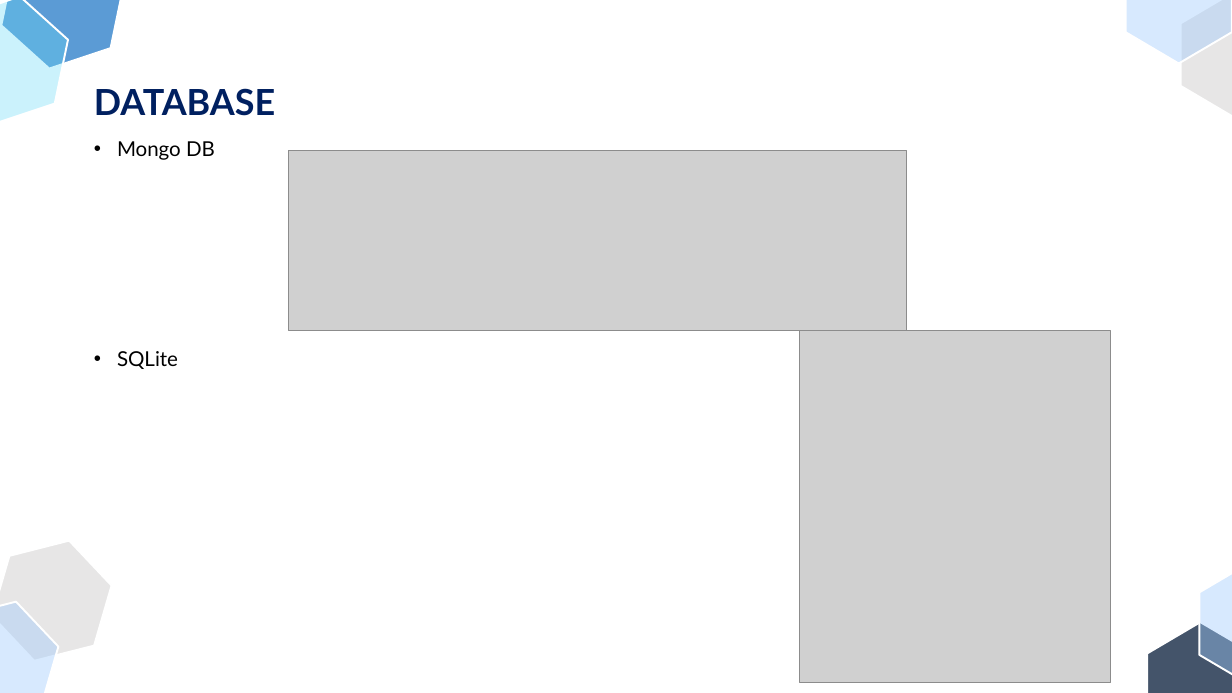
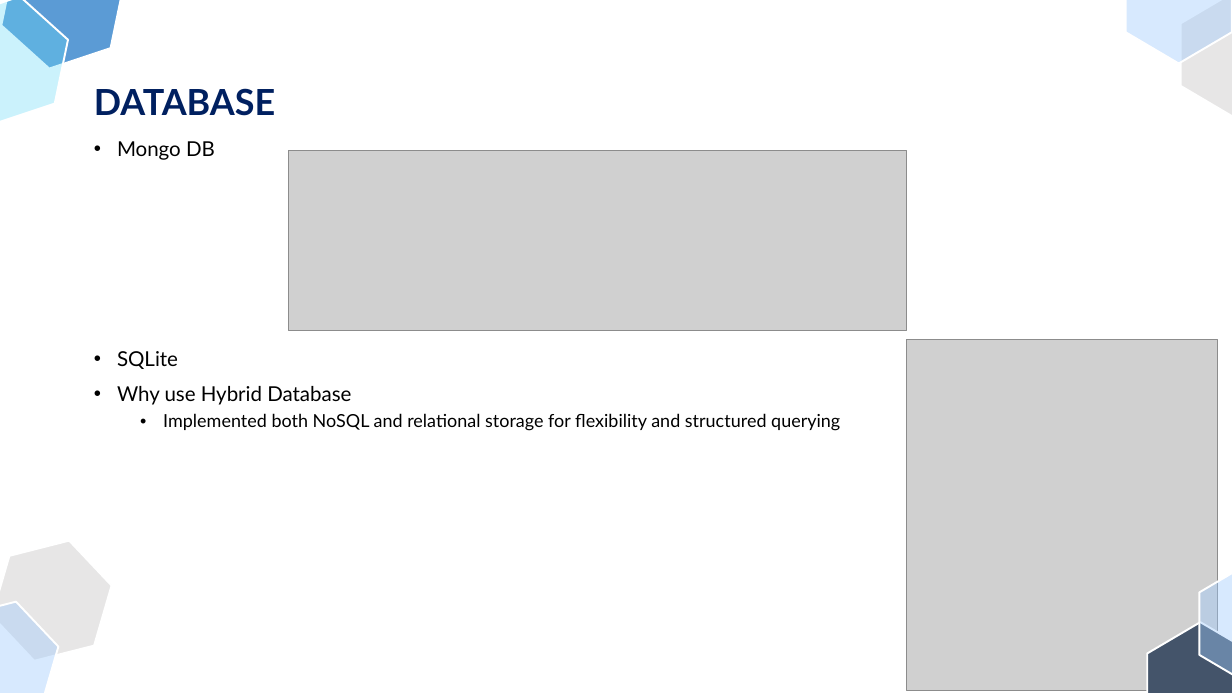
Before and after one commit to taimoor0078/Programming-20054191-, a slide deck: slide 11 of Final Presentation.pptx. Drawn at 1232x693 pixels with LibreOffice and Linux fonts; fonts in the diff are those of the drawing; grey boxes stand for pictures. Boxes give left, top, right and bottom in pixels: in the first picture for what was removed or moved away, otherwise in the second. Text is boxed around its words. In the diff, an @@ line names an element or a change of style, - is before the commit and + after.

Commit message:
Final Presentation of the CA 2

```diff
--- a/Final Presentation.pptx
+++ b/Final Presentation.pptx
@@ picture: place and size @@
-picture at <box>800,331,1111,682</box>
+picture at <box>907,339,1217,690</box>
@@ text at <box>117,386,840,431</box>: paragraphs added @@
+• Why use Hybrid Database
+  • Implemented both NoSQL and relational storage for flexibility and structured querying
```
Also in this commit, not shown: 2 other slides changed, 1 slide added.
